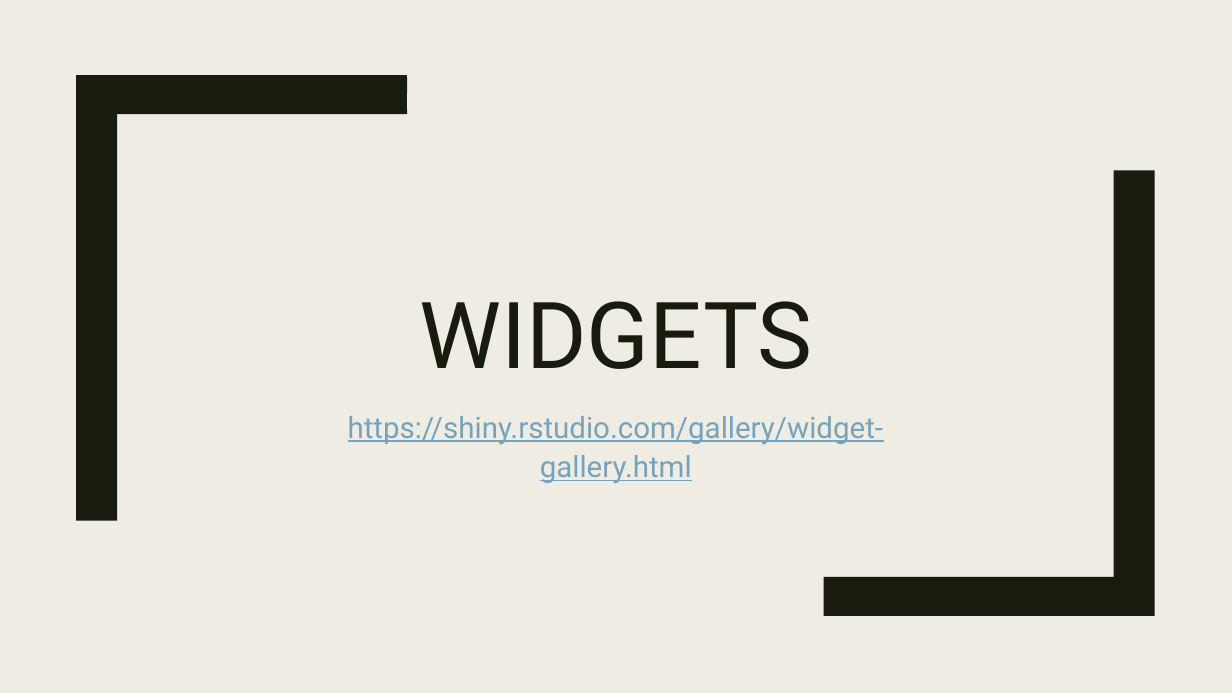
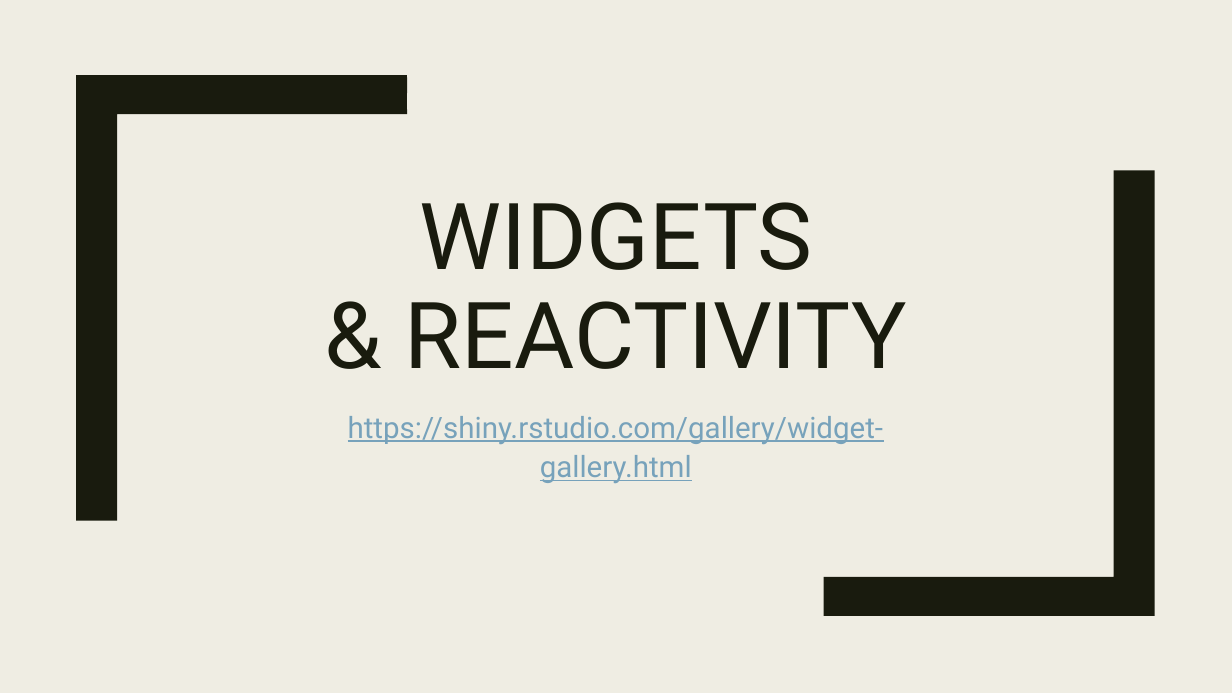
Before and after one commit to RforOperations2018/Class_3, a slide deck: slide 1 of Class_3.pptx. Drawn at 1232x693 pixels with LibreOffice and Linux fonts; fonts in the diff are those of the drawing. Boxes give left, top, right and bottom in pixels: in the first picture for what was removed or moved away, otherwise in the second. Text is boxed around its words. In the diff, an @@ line names an element or a change of style, - is before the commit and + after.

Commit message:
More slides

```diff
--- a/Class_3.pptx
+++ b/Class_3.pptx
@@ title at (x1=405, y1=202, x2=907, y2=369): text changed @@
-WIDGETS
+WIDGETS
+& REACTIVITY
```
Also in this commit, not shown: 2 slides added, 1 other file.
